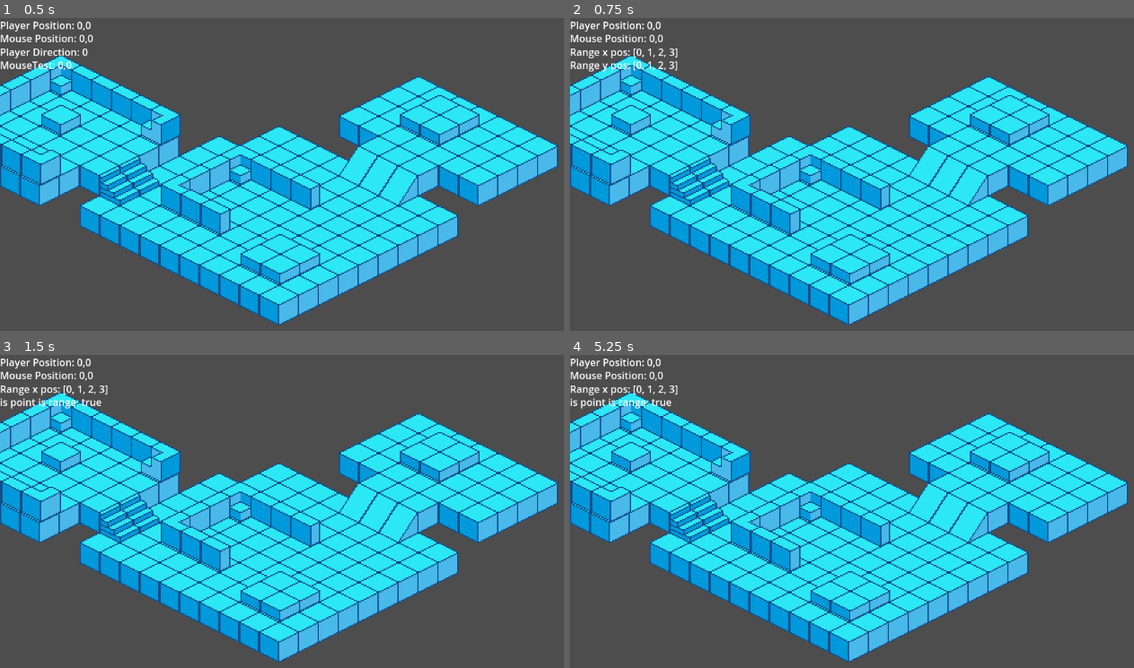
Above: before the commit, frames 1-4 (two rows, left to right).
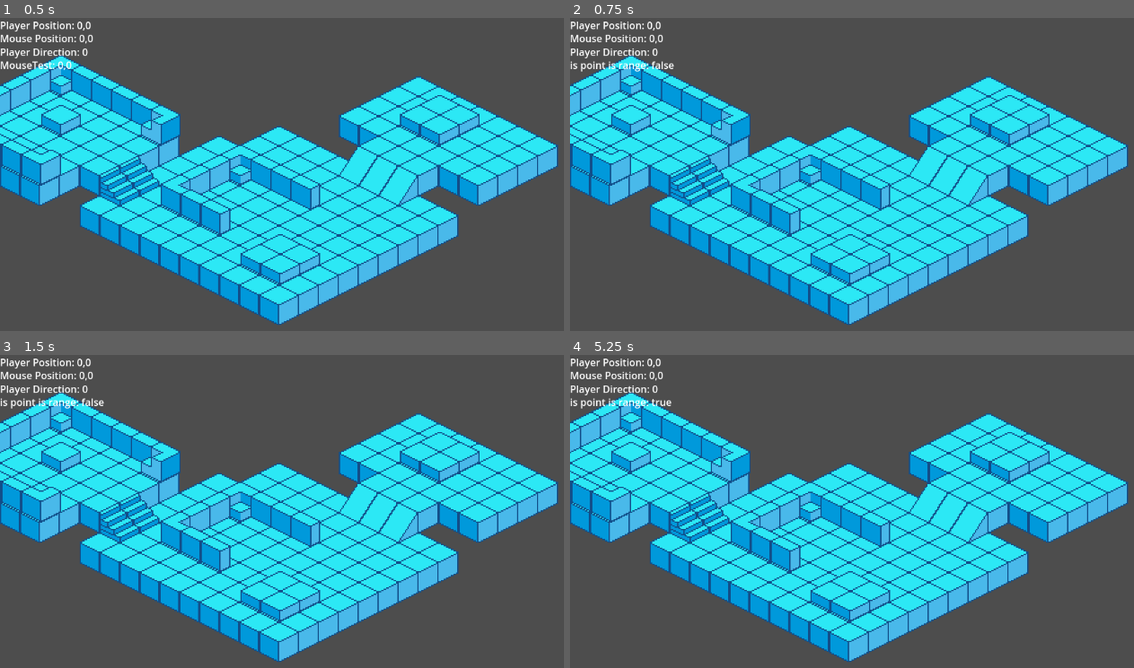
Above: after the commit, the same moments.

Repository: quinnban/fuzzy-garbanzo
Game: Godot game, scene res://Map/map.tscn
Two runs of this game, one before a commit and one after it. Both use one fixed random seed, a clock stepped at 60 frames per second and the inputs below.
Inputs (mouse positions are in pixels of both pictures, inside the frame that each line leads up to):
- Up to frame 1 (0.5 s): no input
- Up to frame 2 (0.75 s): tap Enter at 0.5 s; move the mouse to (1088, 199) at 0.52 s; hold Right (ui_right) from 0.53 s (still down); click (1088, 199) at 0.67 s
- Up to frame 3 (1.5 s): tap Space at 1.25 s; move the mouse to (214, 577) at 1.27 s; release Right (ui_right) at 1.28 s; hold Down (ui_down) from 1.28 s (still down); click (214, 577) at 1.42 s
- Up to frame 4 (5.25 s): tap Enter at 2, 3.5 s; move the mouse to (998, 467) at 2.02 s; release Down (ui_down) at 2.03 s; hold Right (ui_right) 2.03-2.78 s; click (998, 467) at 2.17 s; tap Space at 2.75, 4.25 s; move the mouse to (891, 636) at 2.77 s; hold Up (ui_up) 2.78-3.53 s; click (891, 636) at 2.92 s; move the mouse to (outside the picture) at 3.52 s; hold Left (ui_left) 3.53-5.03 s; click (outside the picture) at 3.67 s; move the mouse to (711, 495) at 4.27 s; click (711, 495) at 4.42 s; move the mouse to (964, 555) at 5.02 s; hold Down (ui_down) from 5.03 s (still down); click (964, 555) at 5.17 s

Frame 1 is identical in both runs. In frame 2, 0.6% of the frame differs, in the area x 0-20%, y 9-18%; in frame 3, 0.3%; in frame 4, 0.3%.
Error before the commit: Attempt to call function 'get_used_cells' in base 'null instance' on a null instance. (res://Map/map.gd:11)
Error after the commit: Attempt to call function 'to_local' in base 'null instance' on a null instance. (res://Player/player.gd:39)

Commit message:
new tiles

Diff:
--- a/anime-showdown/Map/colisionLayer.gd
+++ b/anime-showdown/Map/colisionLayer.gd
@@ -15,7 +15,7 @@
 		for sourondingTile: Vector2i in aroundTiles:
 			if tiles.find(sourondingTile) == -1:
 				if get_cell_source_id(sourondingTile) == -1:
-					set_cell(sourondingTile,0,Vector2i.ZERO)
+					set_cell(sourondingTile,9,Vector2i(2,0))
 
 func isInLayer(tile:Vector2i) -> bool:
 	var ourTiles = get_used_cells()
@@ -26,8 +26,3 @@
 
 func getTileId(tile:Vector2i) -> int:
 	return get_cell_source_id(tile)
-
-func clearLayer() -> void:
-	var tiles = get_used_cells()
-	for tile: Vector2i in tiles:
-		set_cell(tile,-1,Vector2i.ZERO)
--- a/anime-showdown/Map/map.gd
+++ b/anime-showdown/Map/map.gd
@@ -1,17 +1,16 @@
 extends Node2D
 
-@onready var layer1 = $"%Layer 1"
-@onready var layer2 = $"%Layer 2"
-@onready var layer3 =$"%Layer 3"
+@onready var terrain_map = $%terrain
+@onready var movement_map = $%movement_highlight
+@onready var astar_map = $%astar_highlight
+@onready var wall_map = $%wall
 @onready var player = $Player;
 @onready var menu = $DebugMenu;
 var last_mouse_cell = Vector2i.ZERO;
 
 func _ready() -> void:
-	var tiles = layer1.get_used_cells() + layer2.get_used_cells() + layer3.get_used_cells();
-	layer1.placeBoundary(tiles)
-	layer2.placeBoundary(tiles)
-	layer3.placeBoundary(tiles)
+	var tiles = terrain_map.get_used_cells()
+	terrain_map.placeBoundary(tiles)
 
 func _process(_delta: float) -> void:
 	if player.state == Enums.PLAYER_STATE.READY_TO_MOVE && is_point_in_range(get_mouse_cell()) && get_mouse_cell() != last_mouse_cell:
@@ -26,12 +25,12 @@
 				player.state = Enums.PLAYER_STATE.READY_TO_MOVE
 				highlight_player_movement()
 			elif is_point_in_range(get_mouse_cell()) && player.state == Enums.PLAYER_STATE.READY_TO_MOVE:
-				layer2.clear()
-				layer3.clear()
+				movement_map.clear()
+				astar_map.clear()
 				move_player()
 			elif player.state != Enums.PLAYER_STATE.MOVING:
-				layer2.clear()
-				layer3.clear()
+				movement_map.clear()
+				astar_map.clear()
 				player.state = Enums.PLAYER_STATE.IDLE
 
 func highlight_player_movement() -> void:
@@ -42,54 +41,49 @@
 	var range_y_pos = range(player_cell.y, (player_cell.y + player.movementRange + 1),1);
 	menu.update_line_3("Range x pos: " + str(range_x_pos))
 	menu.update_line_4("Range y pos: " + str(range_y_pos))
-	layer2.clear();
+	movement_map.clear();
 	for i in range_x_neg:
 		for j in range_y_neg:
 			var delta_x = abs(i - player_cell.x);
 			var delta_y = abs(j - player_cell.y);
 			if abs(delta_x+delta_y) > player.movementRange:
 				continue;
-			if layer1.isInLayer(Vector2i(i,j)):
-				layer2.set_cell( Vector2i(i,j),8, Vector2i.ZERO)
+			if is_useable_tile(Vector2i(i,j)):
+				movement_map.set_cell( Vector2i(i,j),11, Vector2i.ZERO)
 	for i in range_x_neg:
 		for j in range_y_pos:
 			var delta_x = abs(i - player_cell.x);
 			var delta_y = abs(j - player_cell.y);
 			if abs(delta_x+delta_y) > player.movementRange:
 				continue;
-			if layer1.isInLayer(Vector2i(i,j)):
-				layer2.set_cell( Vector2i(i,j),8, Vector2i.ZERO)
+			if is_useable_tile(Vector2i(i,j)):
+				movement_map.set_cell( Vector2i(i,j),11, Vector2i.ZERO)
 	for i in range_x_pos:
 		for j in range_y_pos:
 			var delta_x = abs(i - player_cell.x);
 			var delta_y = abs(j - player_cell.y);
 			if abs(delta_x+delta_y) > player.movementRange:
 				continue;
-			if layer1.isInLayer(Vector2i(i,j)):
-				layer2.set_cell( Vector2i(i,j),8, Vector2i.ZERO)
+			if is_useable_tile(Vector2i(i,j)):
+				movement_map.set_cell( Vector2i(i,j),11, Vector2i.ZERO)
 	for i in range_x_pos:
 		for j in range_y_neg:
 			var delta_x = abs(i - player_cell.x);
 			var delta_y = abs(j - player_cell.y);
 			if abs(delta_x+delta_y) > player.movementRange:
 				continue;
-			if layer1.isInLayer(Vector2i(i,j)):
-				layer2.set_cell( Vector2i(i,j),8, Vector2i.ZERO)
+			if is_useable_tile(Vector2i(i,j)):
+				movement_map.set_cell( Vector2i(i,j),11, Vector2i.ZERO)
 
-func set_tile_at_position(cell_pos: Vector2i, tileId: int) -> void:
-	if layer1.isInLayer(cell_pos):
-		layer1.set_cell( cell_pos, tileId, Vector2i.ZERO)
-	if layer2.isInLayer(cell_pos):
-		layer2.set_cell( cell_pos, tileId, Vector2i.ZERO)
-	if layer3.isInLayer(cell_pos):
-		layer3.set_cell( cell_pos, tileId, Vector2i.ZERO)
+func is_useable_tile(tile : Vector2i) -> bool :
+	return terrain_map.isInLayer(tile) && !wall_map.isInLayer(tile)
 
 func get_mouse_cell() -> Vector2i:
 	var mouse_position_viewport = get_global_mouse_position()
-	var mouse_local_pos = layer1.to_local(mouse_position_viewport)
+	var mouse_local_pos = terrain_map.to_local(mouse_position_viewport)
 	mouse_local_pos.x = floor(mouse_local_pos.x);
 	mouse_local_pos.y = floor(mouse_local_pos.y);
-	var mouse_cell = layer1.local_to_map(mouse_local_pos);
+	var mouse_cell = terrain_map.local_to_map(mouse_local_pos);
 	return mouse_cell;
 
 func is_point_in_range(cell_pos: Vector2i) -> bool:
@@ -101,8 +95,10 @@
 func astar_get_path(from:Vector2i,to:Vector2i) -> Array[Vector2i]:
 	var astar_grid = AStarGrid2D.new();
 	astar_grid.diagonal_mode = AStarGrid2D.DIAGONAL_MODE_NEVER;
-	astar_grid.region = layer1.get_used_rect();
-	astar_grid.cell_size = Vector2(64, 64);
+	astar_grid.region = terrain_map.get_used_rect();
+	astar_grid.cell_size = Vector2(32, 32);
+	for i in wall_map.get_used_cells():
+		astar_grid.set_point_solid(i)
 	astar_grid.update()
 	return astar_grid.get_id_path(from,to);
 
@@ -110,8 +106,8 @@
 	player.move_player_on_path(astar_get_path(player.get_player_tile(),get_mouse_cell()))
 
 func highlight_mouse_path() -> void:
-	layer3.clear();
+	wall_map.clear();
 	var path = astar_get_path(player.get_player_tile(),get_mouse_cell())
 	for i in path:
-		if layer1.isInLayer(i):
-			layer3.set_cell( i, 7, Vector2i.ZERO)
+		if is_useable_tile(i):
+			astar_map.set_cell( i, 10, Vector2i.ZERO)
--- a/anime-showdown/Map/map.tscn
+++ b/anime-showdown/Map/map.tscn
@@ -46,47 +46,33 @@
 1:3/0/z_index = 1
 0:4/0 = 0
 0:4/0/texture_origin = Vector2i(0, -8)
-0:4/0/custom_data_0 = true
 1:4/0 = 0
 1:4/0/texture_origin = Vector2i(0, -8)
-1:4/0/custom_data_0 = true
 2:4/0 = 0
 2:4/0/texture_origin = Vector2i(0, -8)
-2:4/0/custom_data_0 = true
 3:4/0 = 0
 3:4/0/texture_origin = Vector2i(0, -8)
-3:4/0/custom_data_0 = true
 0:5/0 = 0
 0:5/0/texture_origin = Vector2i(0, -8)
-0:5/0/custom_data_0 = true
 1:5/0 = 0
 1:5/0/texture_origin = Vector2i(0, -8)
-1:5/0/custom_data_0 = true
 2:5/0 = 0
 2:5/0/texture_origin = Vector2i(0, -8)
-2:5/0/custom_data_0 = true
 3:5/0 = 0
 3:5/0/texture_origin = Vector2i(0, -8)
-3:5/0/custom_data_0 = true
 3:6/0 = 0
-3:6/0/custom_data_0 = true
 2:6/0 = 0
-2:6/0/custom_data_0 = true
 1:6/0 = 0
-1:6/0/custom_data_0 = true
 0:6/0 = 0
 0:6/0/texture_origin = Vector2i(0, -8)
-0:6/0/custom_data_0 = true
 0:7/0 = 0
 0:7/0/texture_origin = Vector2i(0, -8)
 0:8/0 = 0
 0:8/0/texture_origin = Vector2i(0, -8)
 0:9/0 = 0
 0:9/0/texture_origin = Vector2i(0, -8)
-0:9/0/custom_data_0 = true
 1:9/0 = 0
 1:9/0/texture_origin = Vector2i(0, -8)
-1:9/0/custom_data_0 = true
 1:8/0 = 0
 1:8/0/texture_origin = Vector2i(0, -8)
 1:7/0 = 0
@@ -97,15 +83,14 @@
 2:8/0/texture_origin = Vector2i(0, -8)
 2:9/0 = 0
 2:9/0/texture_origin = Vector2i(0, -8)
-2:9/0/custom_data_0 = true
 3:9/0 = 0
 3:9/0/texture_origin = Vector2i(0, -8)
-3:9/0/custom_data_0 = true
 3:8/0 = 0
 3:8/0/texture_origin = Vector2i(0, -8)
 3:7/0 = 0
 3:7/0/texture_origin = Vector2i(0, -8)
 2:0/0 = 0
+2:0/0/custom_data_0 = true
 
 [sub_resource type="TileSet" id="TileSet_rr5ff"]
 tile_shape = 1
